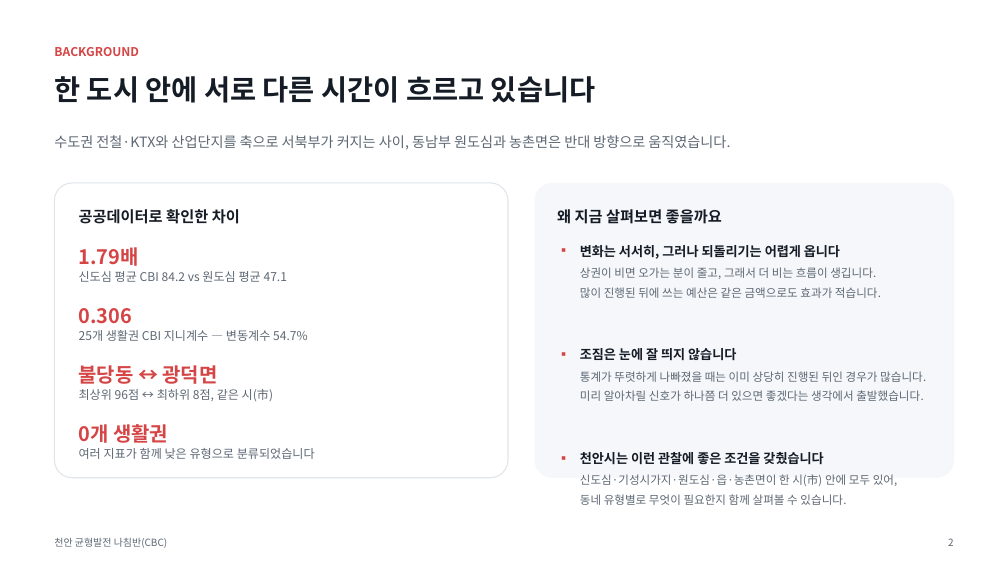
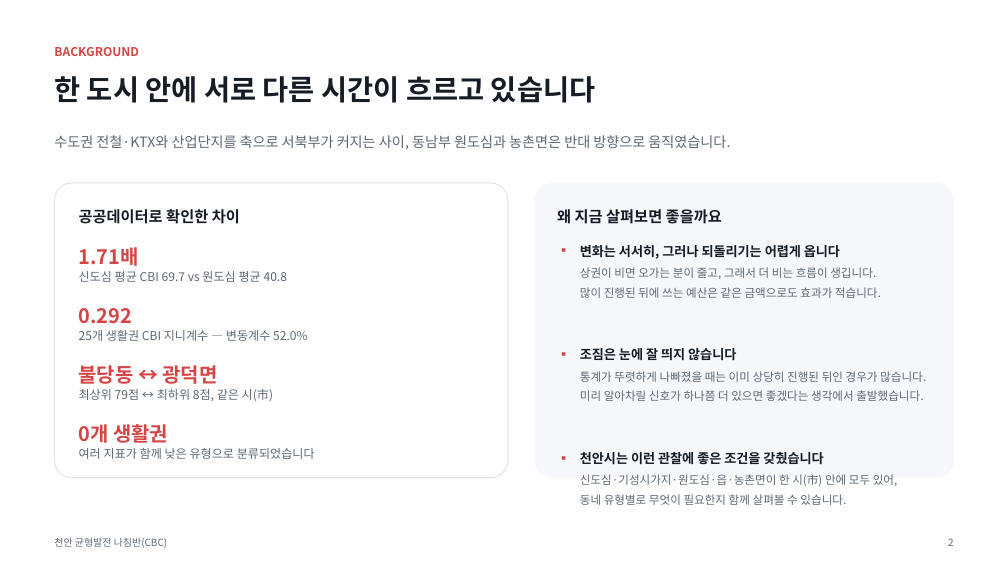
Before and after one commit to BioCode67/2026-AI-, a slide deck: slide 3 of deliverables/기획서_천안균형발전나침반_CBC.pptx. Drawn at 1008x567 pixels with LibreOffice and Linux fonts; fonts in the diff are those of the drawing. Boxes give left, top, right and bottom in pixels: in the first picture for what was removed or moved away, otherwise in the second. Text is boxed around its words. In the diff, an @@ line names an element or a change of style, - is before the commit and + after.

```diff
--- a/deliverables/기획서_천안균형발전나침반_CBC.pptx
+++ b/deliverables/기획서_천안균형발전나침반_CBC.pptx
@@ text at [79,247,139,266]: text changed @@
-1.79배
+1.71배
@@ text at [79,271,287,282]: text changed @@
-신도심 평균 CBI 84.2 vs 원도심 평균 47.1
+신도심 평균 CBI 69.7 vs 원도심 평균 40.8
@@ text at [79,308,132,324]: text changed @@
-0.306
+0.292
@@ text at [79,330,308,341]: text changed @@
-25개 생활권 CBI 지니계수 — 변동계수 54.7%
+25개 생활권 CBI 지니계수 — 변동계수 52.0%
@@ text at [79,389,273,401]: text changed @@
-최상위 96점 ↔ 최하위 8점, 같은 시(市)
+최상위 79점 ↔ 최하위 8점, 같은 시(市)
```
Also in this commit, not shown: 10 other slides changed, 24 other files.
